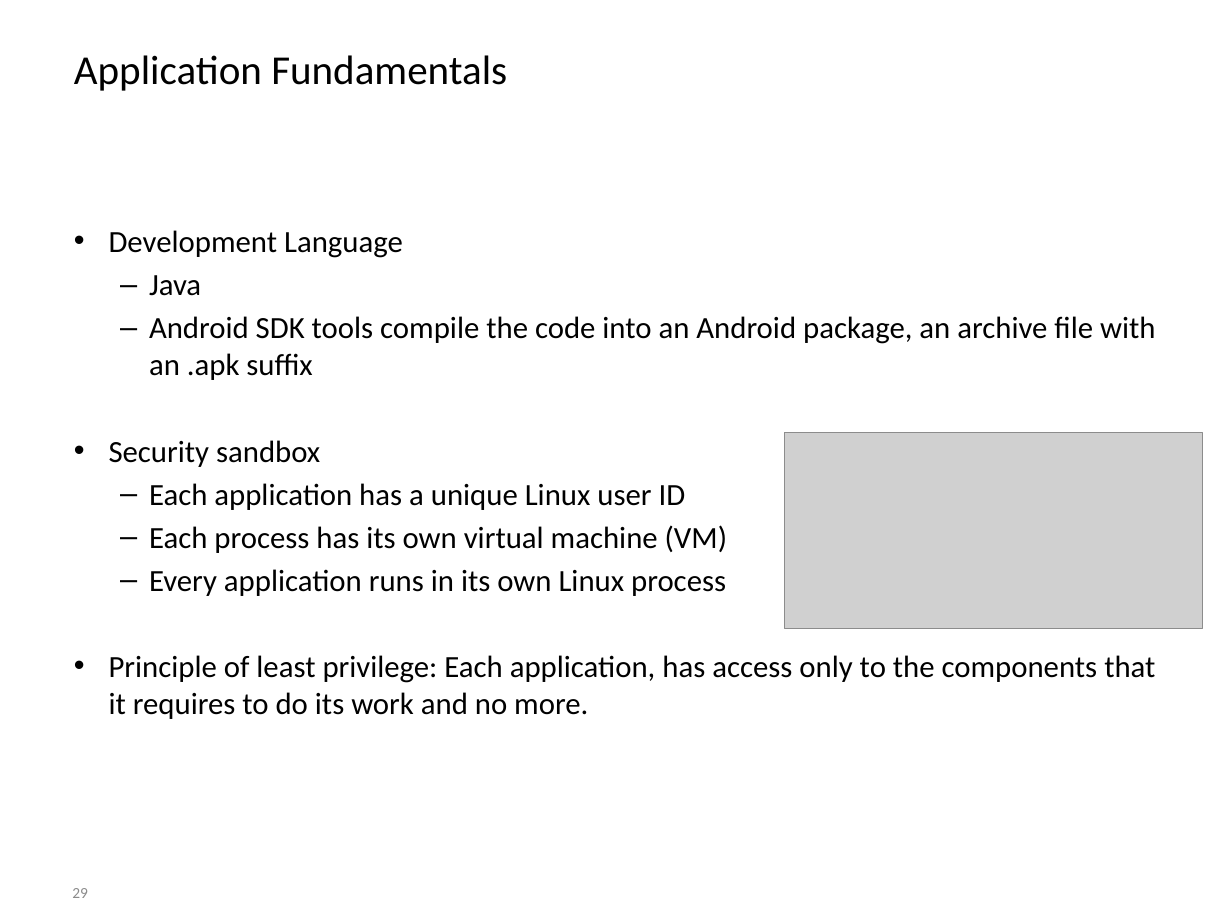
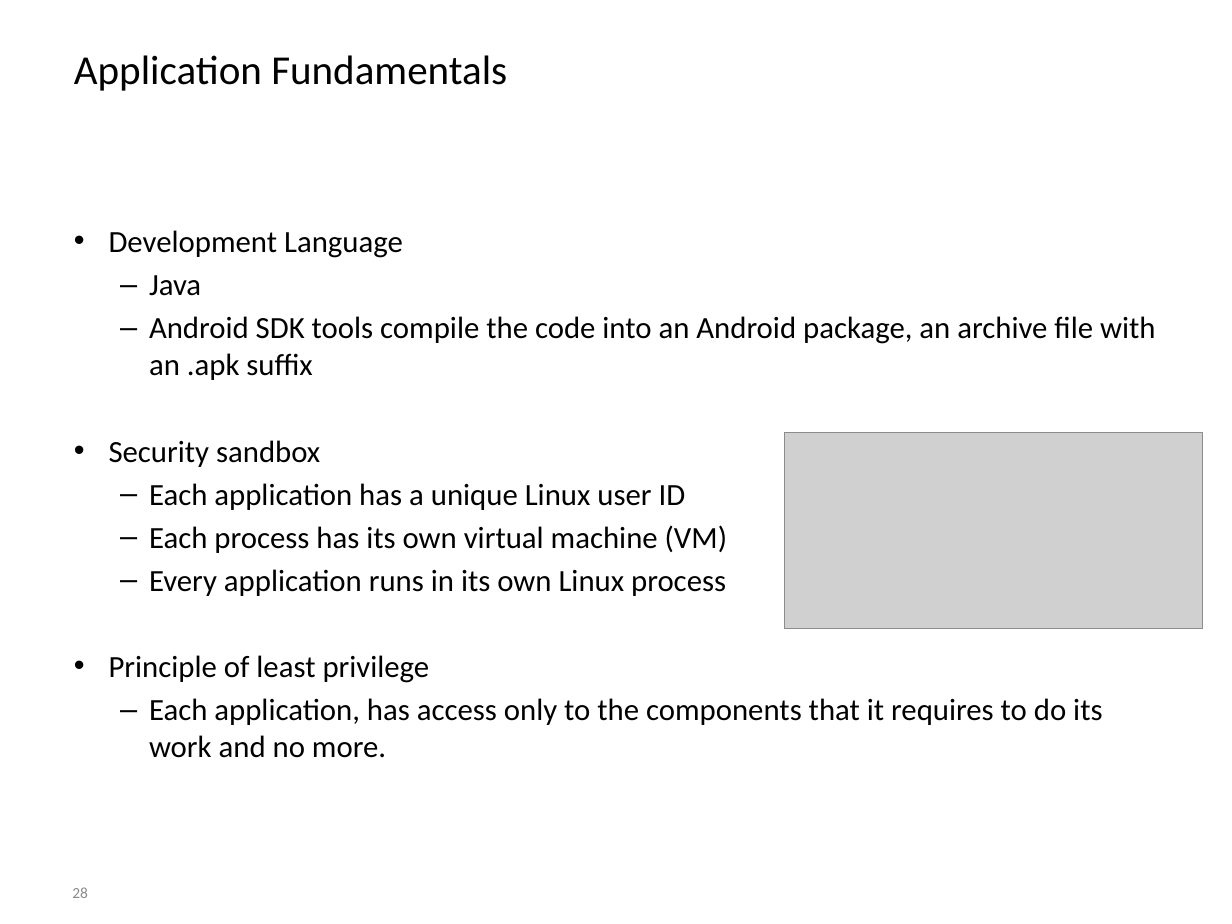
Before and after one commit to BioBoost/android_development_course, a slide deck: slide 28 of slides/chapter1_getting_started.pptx (slide 29 before the commit). Drawn at 1232x924 pixels with LibreOffice and Linux fonts; fonts in the diff are those of the drawing; grey boxes stand for pictures; background and template pictures are left out. Boxes give left, top, right and bottom in pixels: in the first picture for what was removed or moved away, otherwise in the second. Text is boxed around its words. In the diff, an @@ line names an element or a change of style, - is before the commit and + after.

```diff
--- a/slides/chapter1_getting_started.pptx
+++ b/slides/chapter1_getting_started.pptx
@@ text at box(109, 655, 1102, 758): text changed @@
-• Principle of least privilege: Each application, has access only to the components that it requires to do its work and no more.
+• Principle of least privilege
+  – Each application, has access only to the components that it requires to do its work and no more.
@@ page number at box(72, 887, 88, 898): text changed @@
-29
+28
```
Also in this commit, not shown: 3 other slides changed, 1 slide removed, 6 other files.
